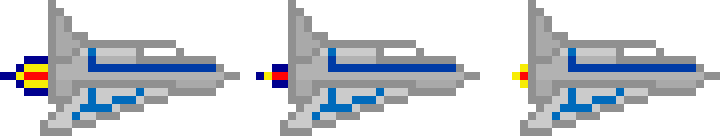
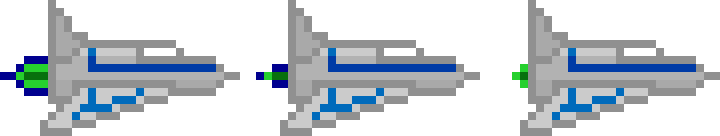
Layers edited between the first and the second w=720, h=136 image:
painted on "Layer 7" over [24, 64, 528, 88]
painted on "Layer 6" over [264, 72, 272, 80]
painted on "Layer 5" over [16, 64, 48, 88]
